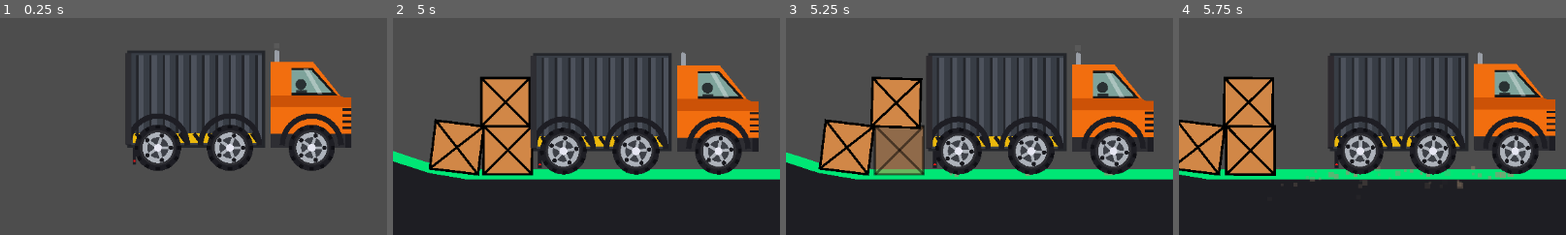
Above: before the commit, frames 1-4 (left to right).
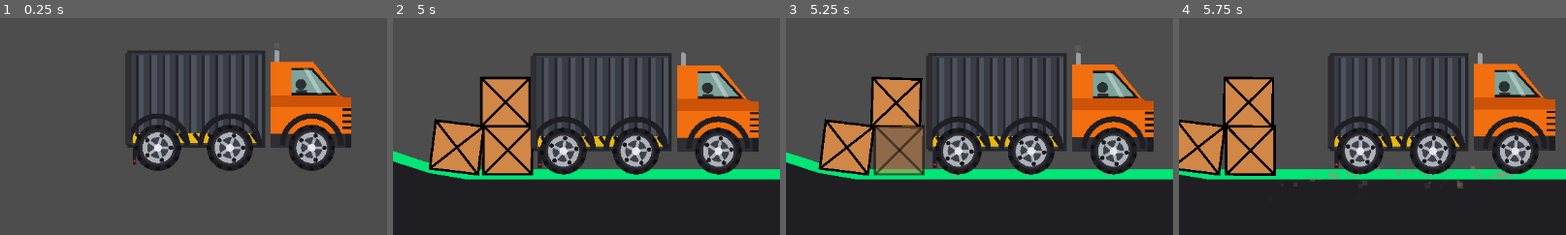
Above: after the commit, the same moments.

Repository: Addressmehari/truck-kun
Game: Godot game, scene res://main.tscn
Two runs of this game, one before a commit and one after it. Both use one fixed random seed, a clock stepped at 60 frames per second and the inputs below.
Inputs (mouse positions are % of the whole screen's width and height, from its top left):
- Up to frame 1 (0.25 s): no input
- Up to frame 2 (5 s): tap Enter at 0.5 s; drag from (17, 97) to (60, 28) at 0.52 s; drag from (24, 50) to (45, 70) at 1.27 s; move the mouse to (26, 39) at 2.02 s; hold Left (ui_left) 2.03-2.75 s; tap E at 2.1, 3.6 s; click (26, 39) at 2.17 s; drag from (55, 50) to (20, 35) at 2.77 s; move the mouse to (35, 25) at 3.52 s; hold Left (ui_left) 3.53-4.25 s; click (35, 25) at 3.67 s; drag from (72, 45) to (35, 25) at 4.27 s
- Up to frame 3 (5.25 s): move the mouse to (30, 55) at 5.02 s; hold Right (ui_right) from 5.03 s (still down); tap E at 5.1 s; click (30, 55) at 5.17 s
- Up to frame 4 (5.75 s): keep holding Right (ui_right)
The pictures show only the part of the screen within x 14-63%, y 19-69%; the shares and areas given below are measured in that part.

Frames 1-2 are identical in both runs. In frame 3, 0.2% of the frame differs, in the area x 23-35%, y 49-52%; in frame 4, nothing differs.

Commit message:
minor bugs fixed

Diff:
--- a/chassis.gd
+++ b/chassis.gd
@@ -67,12 +67,14 @@
 	add_child(dust_particles)
 
 	# Enable contact monitoring for tyre-1 to track road contact
-	if tyre_1:
+	if not Engine.is_editor_hint() and tyre_1:
 		tyre_1.contact_monitor = true
 		tyre_1.max_contacts_reported = max(tyre_1.max_contacts_reported, 2)
 
 func _physics_process(_delta: float) -> void:
 	queue_redraw()
+	if Engine.is_editor_hint():
+		return
 
 	# Control exhaust smoke emission based on speed
 	var speed = linear_velocity.length()
--- a/container_body.gd
+++ b/container_body.gd
@@ -31,6 +31,9 @@
 	var rim_rect = get_node_or_null("rim_back")
 	if rim_rect:
 		rim_rect.visible = false
+
+	if Engine.is_editor_hint():
+		return
 
 	# Setup backdoor pivot at the bottom center and color
 	if backdoor:
@@ -82,6 +85,8 @@
 		tyre_3.max_contacts_reported = max(tyre_3.max_contacts_reported, 2)
 
 func _physics_process(delta: float) -> void:
+	if Engine.is_editor_hint():
+		return
 	# Refresh visuals
 	queue_redraw()
 
@@ -188,7 +193,11 @@
 		draw_polyline(arch_points, Color(0.12, 0.12, 0.14), 4.5)
 
 	# --- 8. Draw Inventory Slots (if zoom requested) ---
-	if truck.has_method("is_zoom_requested") and truck.is_zoom_requested():
+	var zoom_requested = false
+	if not Engine.is_editor_hint() and is_instance_valid(truck) and truck.has_method("is_zoom_requested"):
+		zoom_requested = truck.is_zoom_requested()
+
+	if zoom_requested:
 		for i in range(6):
 			var rect = slot_rects[i]
 			var item = inventory[i]
@@ -255,6 +264,8 @@
 	return false
 
 func _input(event: InputEvent) -> void:
+	if Engine.is_editor_hint():
+		return
 	if event is InputEventMouseButton and event.button_index == MOUSE_BUTTON_LEFT and event.pressed:
 		if truck.has_method("is_zoom_requested") and truck.is_zoom_requested():
 			var local_mouse = to_local(get_global_mouse_position())
@@ -283,7 +294,9 @@
 		# Position it at mouse
 		new_crate.global_position = get_global_mouse_position()
 
-		# Enable dragging immediately
+		# Enable dragging immediately and track initial slot/safe position
 		new_crate.is_dragging = true
 		new_crate.drag_offset = Vector2.ZERO
+		new_crate.drag_start_position = new_crate.global_position
+		new_crate.unloaded_from_slot = slot_index
 		new_crate._update_physics_state()
--- a/crate.gd
+++ b/crate.gd
@@ -25,6 +25,8 @@
 
 var is_dragging: bool = false
 var drag_offset: Vector2 = Vector2.ZERO
+var unloaded_from_slot: int = -1
+var drag_start_position: Vector2 = Vector2.ZERO
 
 var original_collision_layer: int = 1
 var original_collision_mask: int = 1
@@ -61,16 +63,19 @@
 		# Act as a sensor (pass through all objects) while dragging
 		collision_layer = 0
 		collision_mask = 0
+		z_index = 5
 	else:
 		if issensor:
 			freeze = true
 			collision_layer = 0
 			collision_mask = 0
+			z_index = 0
 		else:
 			freeze = false
 			collision_layer = original_collision_layer
 			collision_mask = original_collision_mask
 			gravity_scale = 1.0
+			z_index = 0
 
 	queue_redraw()
 
@@ -88,6 +93,8 @@
 
 			is_dragging = true
 			drag_offset = global_position - get_global_mouse_position()
+			drag_start_position = global_position
+			unloaded_from_slot = -1
 			_update_physics_state()
 			get_viewport().set_input_as_handled()
 
@@ -120,7 +127,7 @@
 	if not container_body or not container_body.has_method("try_add_to_slot"):
 		return
 
-
+	# 1. Try placing in a slot first
 	if truck.has_method("is_zoom_requested") and truck.is_zoom_requested():
 		var local_pos = container_body.to_local(global_position)
 		for i in range(6):
@@ -129,6 +136,44 @@
 				if container_body.try_add_to_slot(i, self):
 					queue_free()
 					return
+
+	# 2. Check if we drop-overlapped the truck to prevent damage
+	if _is_overlapping_truck(truck):
+		if unloaded_from_slot != -1:
+			# Try putting it back in its original slot
+			if container_body.try_add_to_slot(unloaded_from_slot, self):
+				queue_free()
+				return
+			# Fallback: try any empty slot
+			for i in range(6):
+				if container_body.try_add_to_slot(i, self):
+					queue_free()
+					return
+
+		# Teleport back to safe starting position (on ground or initial drag start)
+		global_position = drag_start_position
+
+func _is_overlapping_truck(truck) -> bool:
+	var container_body = truck.get_node_or_null("container_body")
+	var chassis = truck.get_node_or_null("chassis")
+
+	if container_body:
+		var local_to_container = container_body.to_local(global_position)
+		# Container box bounds: left -117, right -5, top -80, bottom -1
+		# We expand these bounds slightly for safety
+		if (local_to_container.x > -140.0 and local_to_container.x < 20.0 and
+			local_to_container.y > -110.0 and local_to_container.y < 30.0):
+			return true
+
+	if chassis:
+		var local_to_chassis = chassis.to_local(global_position)
+		# Chassis box bounds: left 1, right 68, top -72, bottom 0
+		# We expand these bounds slightly for safety
+		if (local_to_chassis.x > -20.0 and local_to_chassis.x < 90.0 and
+			local_to_chassis.y > -90.0 and local_to_chassis.y < 20.0):
+			return true
+
+	return false
 
 func _draw() -> void:
 	var rect = Rect2(-width / 2.0, -height / 2.0, width, height)
--- a/project.godot
+++ b/project.godot
@@ -14,11 +14,11 @@
 run/main_scene="uid://bcg1yj1wjk1uu"
 config/features=PackedStringArray("4.5", "GL Compatibility")
 
+[display]
+
+window/size/mode=3
+
 [rendering]
 
 renderer/rendering_method="gl_compatibility"
 renderer/rendering_method.mobile="gl_compatibility"
-
-[display]
-
-window/size/mode=3
Not shown, added: todo.txt
